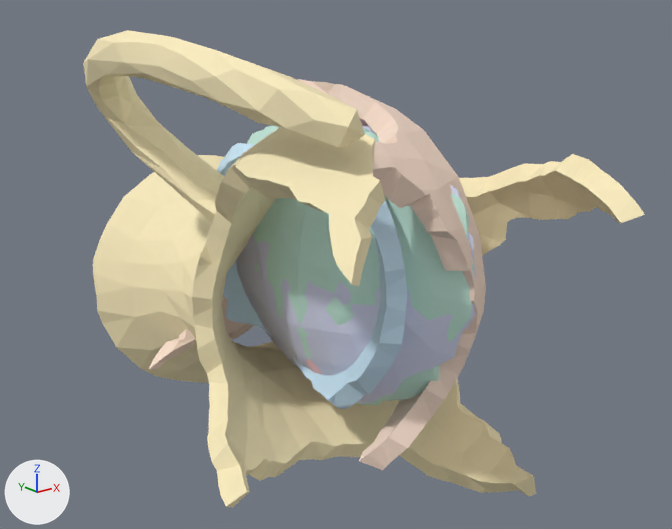
Two versions of the glTF model static/generation_woimg/vase/view_input_colored.glb, one commit apart.
Before and after are seen from a camera (50 mm lens) standing at (-0.822, -1.069, 0.412) and looking at (0.089, 0.069, -0.044). Lighting does not change. The marker at lower left points along +X, +Y and +Z. The picture after the commit comes second. Where no turn or scale is listed for an object, it has been applied to the vertices.

Script lines for the objects in view, before the commit:
```python
ob_geometry_0 = bpy.data.objects.new('geometry_0', me_geometry_0)
ob_geometry_0.location = (0.188, 0.188, -0.024)
ob_geometry_1 = bpy.data.objects.new('geometry_1', me_geometry_1)
ob_geometry_1.location = (0.337, -0.178, -0.062)
ob_geometry_2 = bpy.data.objects.new('geometry_2', me_geometry_2)
ob_geometry_2.location = (0.346, -0.162, 0.089)
ob_geometry_3 = bpy.data.objects.new('geometry_3', me_geometry_3)
ob_geometry_3.location = (-0.343, -0.075, -0.009)
ob_geometry_4 = bpy.data.objects.new('geometry_4', me_geometry_4)
ob_geometry_4.location = (-0.05, -0.041, -0.002)
ob_geometry_5 = bpy.data.objects.new('geometry_5', me_geometry_5)
ob_geometry_5.location = (-0.188, -0.183, -0.054)
```
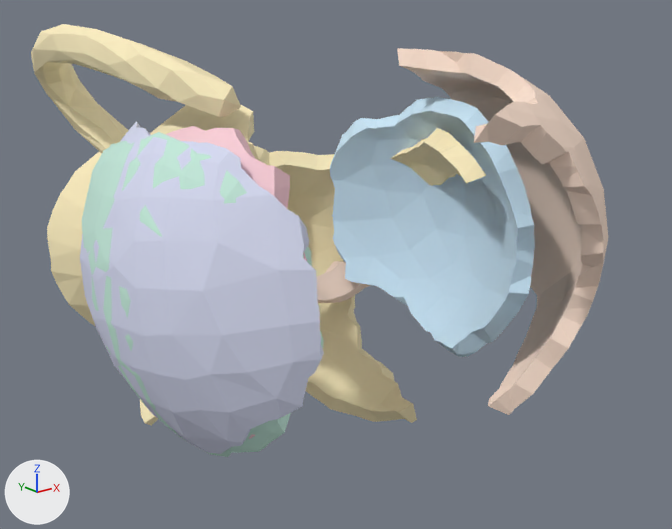
Pixel boxes [x1, y1, x2, y2] of what changed, in the pictures (672 x 529 px):
'geometry_4', moved
    before: [83, 30, 645, 508]
    after: [31, 24, 486, 426]
'geometry_2', moved
    before: [236, 126, 475, 403]
    after: [80, 121, 324, 454]
'geometry_3', moved
    before: [149, 79, 486, 470]
    after: [316, 48, 609, 415]
'geometry_5', moved
    before: [217, 143, 407, 409]
    after: [330, 97, 535, 357]
'geometry_1', moved
    before: [247, 126, 474, 405]
    after: [82, 132, 324, 457]
'geometry_0', moved (mostly hidden)
    before: [306, 118, 369, 374]
    after: [165, 126, 307, 439]

Patch to the scene script:
```diff
--- a/static/generation_woimg/vase/view_input_colored.glb.py
+++ b/static/generation_woimg/vase/view_input_colored.glb.py
@@ me_geometry_5 @@
 # used by ob_geometry_5; location = (-0.188, -0.183, -0.054)
-me_geometry_5.from_pydata(...)  # 1246 vertices, 2488 faces; spans x 0.122..0.251, y -0.051..0.414, z -0.153..0.26
+me_geometry_5.from_pydata(...)  # 1246 vertices, 2488 faces; spans x 0.373..0.502, y -0.053..0.412, z -0.137..0.276
+# me_geometry_5 part 1: the whole mesh is moved by (0.251, -0.002, 0.016)
 me_geometry_5.materials.append(mat_generation_woimg_vase_part_5)
@@ me_geometry_4 @@
 # used by ob_geometry_4; location = (-0.05, -0.041, -0.002)
-me_geometry_4.from_pydata(...)  # 3964 vertices, 7928 faces; spans x -0.223..0.323, y -0.415..0.493, z -0.337..0.341
+me_geometry_4.from_pydata(...)  # 3964 vertices, 7928 faces; spans x -0.191..0.354, y -0.131..0.777, z -0.341..0.337
+# me_geometry_4 part 2: the whole mesh is moved by (0.032, 0.284, -0.004)
 me_geometry_4.materials.append(mat_generation_woimg_vase_part_4)
@@ me_geometry_3 @@
 # used by ob_geometry_3; location = (-0.343, -0.075, -0.009)
-me_geometry_3.from_pydata(...)  # 1357 vertices, 2710 faces; spans x 0.169..0.507, y -0.198..0.347, z -0.259..0.274
+me_geometry_3.from_pydata(...)  # 1357 vertices, 2710 faces; spans x 0.388..0.726, y -0.239..0.306, z -0.225..0.308
+# me_geometry_3 part 3: the whole mesh is moved by (0.22, -0.041, 0.035)
 me_geometry_3.materials.append(mat_generation_woimg_vase_part_3)
@@ me_geometry_2 @@
 # used by ob_geometry_2; location = (0.346, -0.162, 0.089)
-me_geometry_2.from_pydata(...)  # 1321 vertices, 2638 faces; spans x -0.425..-0.262, y -0.104..0.429, z -0.3..0.124
+me_geometry_2.from_pydata(...)  # 1321 vertices, 2638 faces; spans x -0.688..-0.525, y -0.106..0.428, z -0.294..0.13
+# me_geometry_2 part 4: the whole mesh is moved by (-0.263, -0.002, 0.006)
 me_geometry_2.materials.append(mat_generation_woimg_vase_part_2)
@@ me_geometry_1 @@
 # used by ob_geometry_1; location = (0.337, -0.178, -0.062)
-me_geometry_1.from_pydata(...)  # 1380 vertices, 2756 faces; spans x -0.416..-0.255, y -0.087..0.444, z -0.16..0.282
+me_geometry_1.from_pydata(...)  # 1380 vertices, 2756 faces; spans x -0.678..-0.516, y -0.079..0.452, z -0.16..0.282
+# me_geometry_1 part 5: the whole mesh is moved by (-0.261, 0.008, 0.0)
 me_geometry_1.materials.append(mat_generation_woimg_vase_part_1)
@@ me_geometry_0 @@
 # used by ob_geometry_0; location = (0.188, 0.188, -0.024)
-me_geometry_0.from_pydata(...)  # 1175 vertices, 2346 faces; spans x -0.261..-0.111, y -0.428..0.052, z -0.205..0.253
+me_geometry_0.from_pydata(...)  # 1175 vertices, 2346 faces; spans x -0.508..-0.357, y -0.432..0.048, z -0.208..0.25
+# me_geometry_0 part 6: the whole mesh is moved by (-0.246, -0.004, -0.003)
 me_geometry_0.materials.append(mat_generation_woimg_vase_part_0)
```
